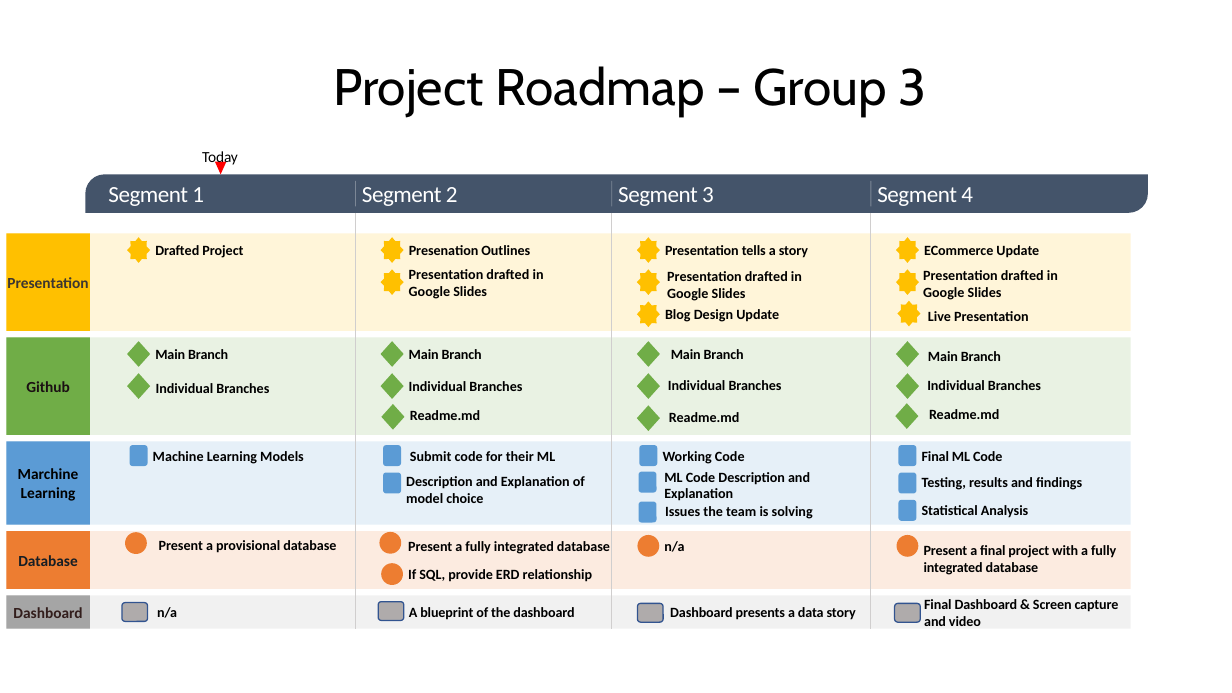
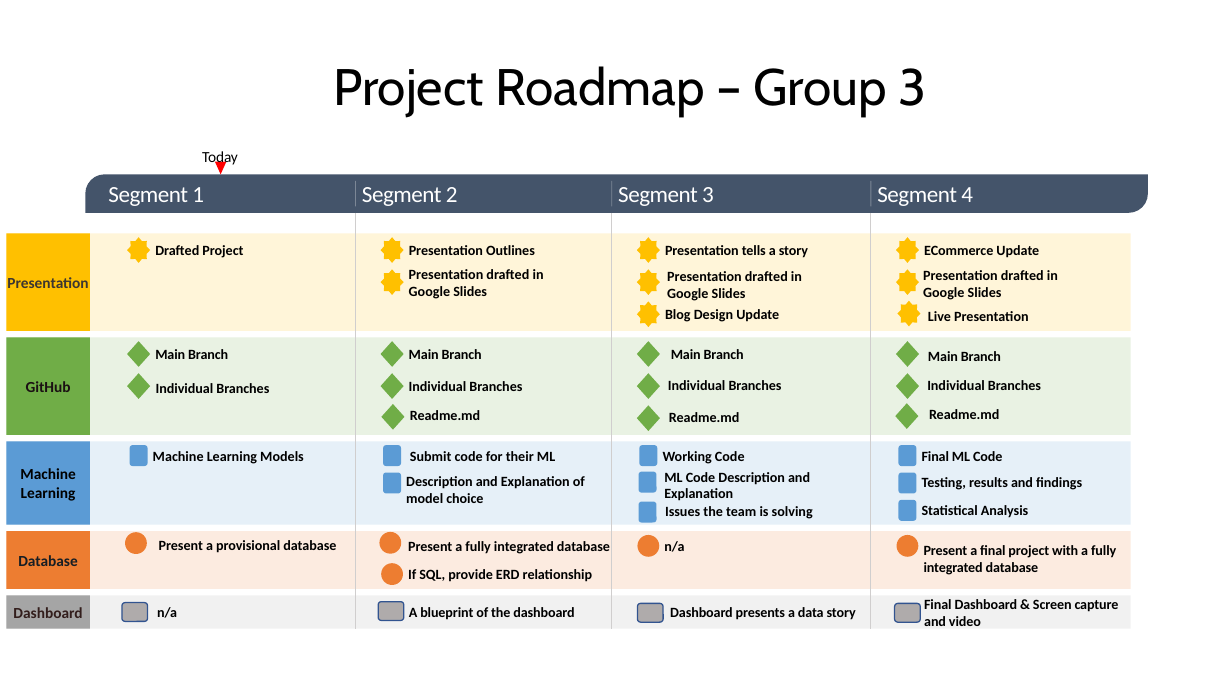
Before and after one commit to ByronKrauskopf/ML_Movie_Recommendations_Systems, a slide deck: slide 2 of Resources/Project-Roadmap-PowerPoint-Group3.pptx. Drawn at 1232x693 pixels with LibreOffice and Linux fonts; fonts in the diff are those of the drawing. Boxes give left, top, right and bottom in pixels: in the first picture for what was removed or moved away, otherwise in the second. Text is boxed around its words. In the diff, an @@ line names an element or a change of style, - is before the commit and + after.

```diff
--- a/Resources/Project-Roadmap-PowerPoint-Group3.pptx
+++ b/Resources/Project-Roadmap-PowerPoint-Group3.pptx
@@ text at [409,245,535,255]: text changed @@
-Presenation Outlines
+Presentation Outlines
@@ text at [26,381,71,392]: text changed @@
-Github
+GitHub
@@ text at [20,468,76,501]: text changed @@
-Marchine Learning
+Machine Learning
```
Also in this commit, not shown: 1 other slide changed, 3 other files.
